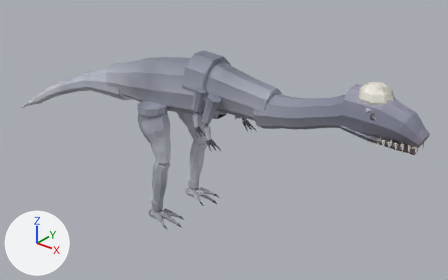
Before and after pictures for a commit that changed the glTF model examples/dinobrawl-3d/assets/dr.glb.
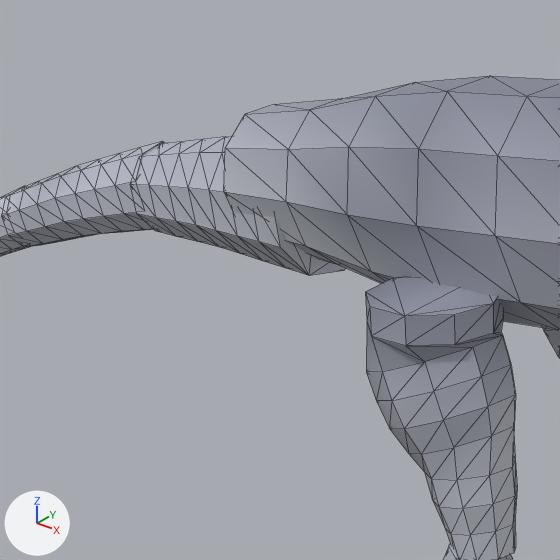
The first picture shows the older version from a camera (50 mm lens) standing at (8.45, -9.6, 8.24) and looking at (0.22, 0.68, 1.86). The close-ups show the older and then the newer version on the part from 13% to 40% of the width and 14% to 58% of the height of that picture. Only the edits that show in the close-ups are written down. Lighting does not change. The marker at lower left points along +X, +Y and +Z. The close-ups show mesh edges as thin lines. Where no turn or scale is listed for an object, it has been applied to the vertices. Vertices at exactly the same position are counted once.

The first close-up shows 'bodym', 'tailm1', 'tailm2', 'thighmR' and 3 more.
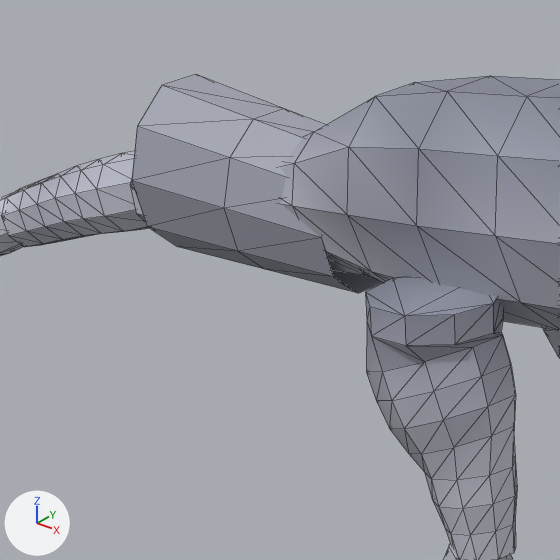
What differs and where, as boxes (x1, y1, x2, y2) in the close-ups (560 x 560 px; the box of a moved part takes in the faces that stretch with it):
'bodym', reshaped
    before: (224, 76, 560, 330)
    after: (280, 76, 560, 330)
'hipm', added
    after: (132, 75, 383, 293)
'tailm1', reshaped (mostly hidden afterwards)
    before: (130, 136, 345, 276)
    after: (130, 180, 367, 275)
part 1 of me_bodym_068, moved or reshaped
    before: (224, 83, 411, 284)
    after: (280, 97, 386, 283)
part 2 of me_tailm1_056, moved or reshaped
    before: (209, 151, 345, 276)
    after: (326, 252, 367, 275)

Edits to the bpy script that builds the scene:
```text
Change me_bodym_068:
    where me_bodym_068.from_pydata(...)  # 130 vertices, 256 faces; spans x -2.65..2.06, y -0.52..0.52, z 2.59..4.16
    used by ob_bodym; location = (0.0, 0.0, 0.0)
    me_bodym_068 part 1: 20 of 130 vertices moved; they spanned x -2.65..-2.0, y -0.38..0.38, z 2.59..3.45 and now span x -2.65..-2.0, y -0.34..0.34, z 2.64..3.32; mean shift (0.0, 0.0, -0.06); largest move (-2.65, 0.11, 3.31) -> (-2.65, 0.07, 3.05)
Change me_tailm1_056:
    used by ob_tailm1; location = (0.0, 0.0, 0.0)
    remove me_tailm1_056.from_pydata(...)  # 72 vertices, 140 faces; spans x -3.565..-2.148, y -0.338..0.36, z 2.413..3.246
    add me_tailm1_056.from_pydata(...)  # 72 vertices, 140 faces; spans x -3.565..-1.732, y -0.304..0.328, z 2.413..3.283
    me_tailm1_056 part 2: 27 of 72 vertices moved; they spanned x -2.627..-2.148, y -0.338..0.36, z 2.472..3.246 and now span x -2.602..-1.732, y -0.304..0.328, z 2.473..3.283; mean shift (0.224, 0.002, 0.037); largest move (-2.254, 0.063, 3.246) -> (-1.804, 0.059, 3.283)
Add me_hipm:
    me_hipm.from_pydata(...)  # 30 vertices, 40 faces; spans x -3.298..-1.868, y -0.391..0.391, z 2.394..3.337
    me_hipm.materials.append(mat_defaultmaterial_009)
Add ob_hipm:
    ob_hipm = bpy.data.objects.new('hipm', me_hipm)
    ob_hipm.location = (0.0, 0.0, 0.0)
```
